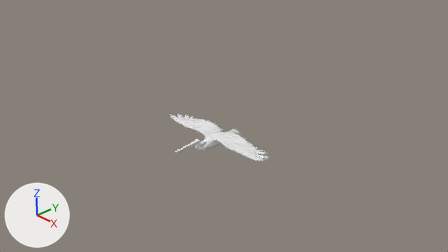
Two versions of the Blender file Assets/mesh/pelicanupdate.blend, one commit apart.
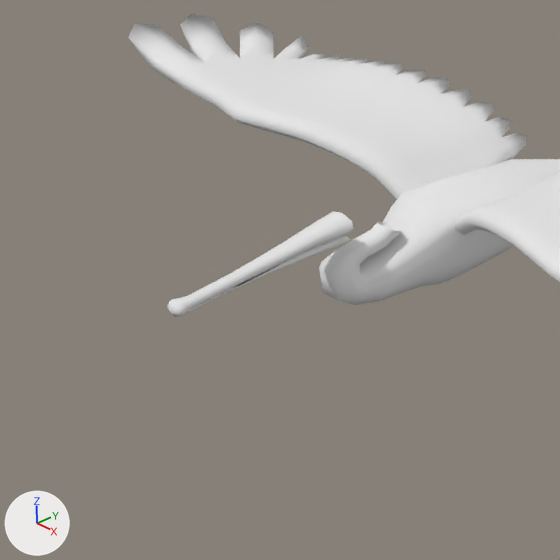
Each version appears first from the file's camera 'Camera', and next in a close-up on the part from 34% to 51% of the width and 44% to 73% of the height. Every picture has the same lights, and +X, +Y and +Z are marked at lower left.

The scene before the commit, as lines of its bpy script (objects in view):
```python
me_cube = bpy.data.meshes.new('Cube')
me_cube.from_pydata(...)  # 1471 vertices, 1474 faces; spans x -8.0..8.0, y -4.4..2.0, z -0.7..1.2
me_cube.polygons.foreach_set('use_smooth', [True] * 1474)
# faces by material slot: [250, 1224]
me_cube.materials.append(mat_body)  # white #e7e7e7
me_cube.materials.append(mat_wing)  # white #e7e7e7
me_cube_002 = bpy.data.meshes.new('Cube.002')
me_cube_002.from_pydata(...)  # 157 vertices, 144 faces; spans x -0.26..0.26, y 1.62..4.87, z 0.52..1.04
me_cube_002.polygons.foreach_set('use_smooth', [True] * 144)
me_cube_002.materials.append(mat_beak)  # white #e7e7e7
ob_beak = bpy.data.objects.new('beak', me_cube_002)
ob_beak.location = (0.0, 0.0, 0.0)
ob_beak.rotation_euler = (0.0, 0.0, -3.142)  # degrees (0, 0, -180)
ob_beak.scale = (0.2, 0.2, 0.2)
ob_body = bpy.data.objects.new('body', me_cube)
ob_body.location = (0.0, 0.0, 0.0)
ob_body.rotation_euler = (0.0, 0.0, -3.142)  # degrees (0, 0, -180)
ob_body.scale = (0.2, 0.2, 0.2)
```
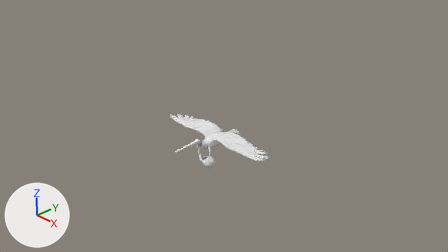
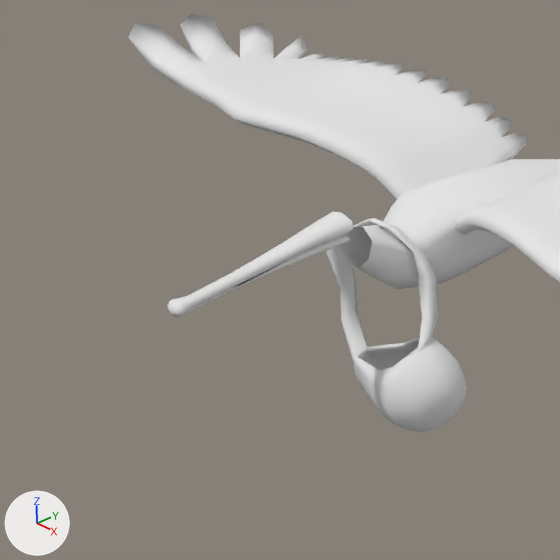
Boxes [x1, y1, x2, y2] around the edits, measured in the close-ups (560 x 560 px):
'body', reshaped
    before: [128, 14, 560, 305]
    after: [128, 14, 560, 432]
part 1 of me_cube, added
    after: [326, 218, 467, 432]
part 2 of me_cube, cut back
    before: [319, 221, 431, 305]
    after: [339, 225, 426, 289]

Edits to the bpy script that builds the scene:
```text
Change me_cube:
    used by ob_body; location = (0.0, 0.0, 0.0); rotation_euler = (0.0, 0.0, -3.142), in degrees (0, 0, -180); scale = (0.2, 0.2, 0.2)
    remove me_cube.from_pydata(...)  # 1471 vertices, 1474 faces; spans x -8.0..8.0, y -4.4..2.0, z -0.7..1.2
    add me_cube.from_pydata(...)  # 1577 vertices, 1590 faces; spans x -8.0..8.0, y -4.4..1.6, z -2.6..1.2
    me_cube part 1: a new loose piece of 202 vertices spanning x -1.7..0.8, y 0.2..1.6, z -2.6..0.6, in mat_body (white #e7e7e7)
    me_cube part 2
    124 vertices are removed from x -0.5..0.5, y 0.6..2.0, z -0.6..0.5
    140 faces are deleted
    6 vertices in x -0.3..0.3, y 0.8..1.0, z -0.6..0.5 move by (0.0, 0.0, 0.1)
    3 vertices in x -0.2..0.2, y 1.1, z -0.6 move by (0.0, 0.0, 0.4)
    7 vertices move from x -0.4..0.4, y 0.8..1.1, z -0.1..0.5 to x -0.4..0.4, y 0.8..1.0, z 0.2..0.5
    28 vertices are added at x -0.5..0.5, y 0.8..1.5, z -0.2..0.7
    44 new faces join them
    remove me_cube.materials.append(mat_wing)  # white #e7e7e7
```
